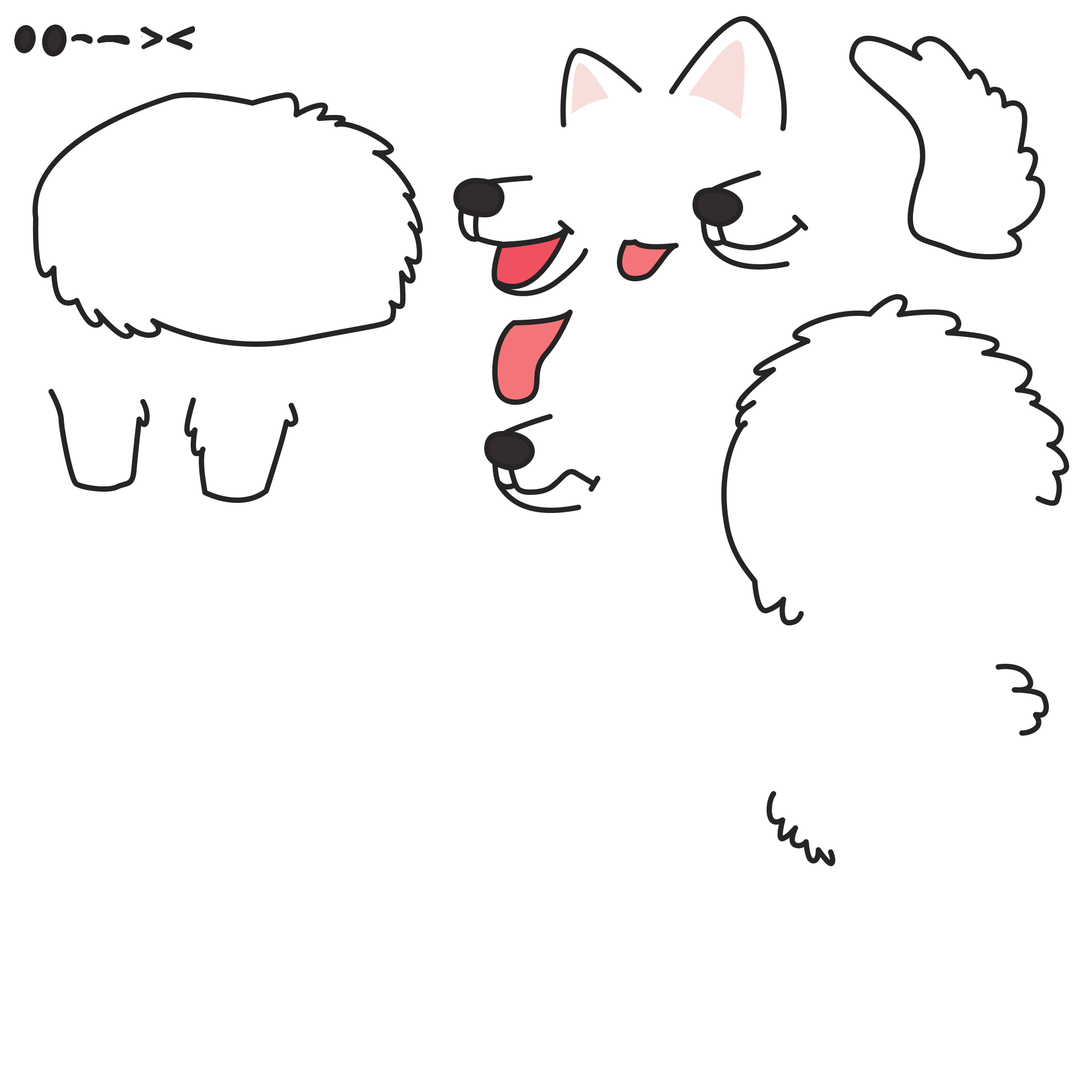
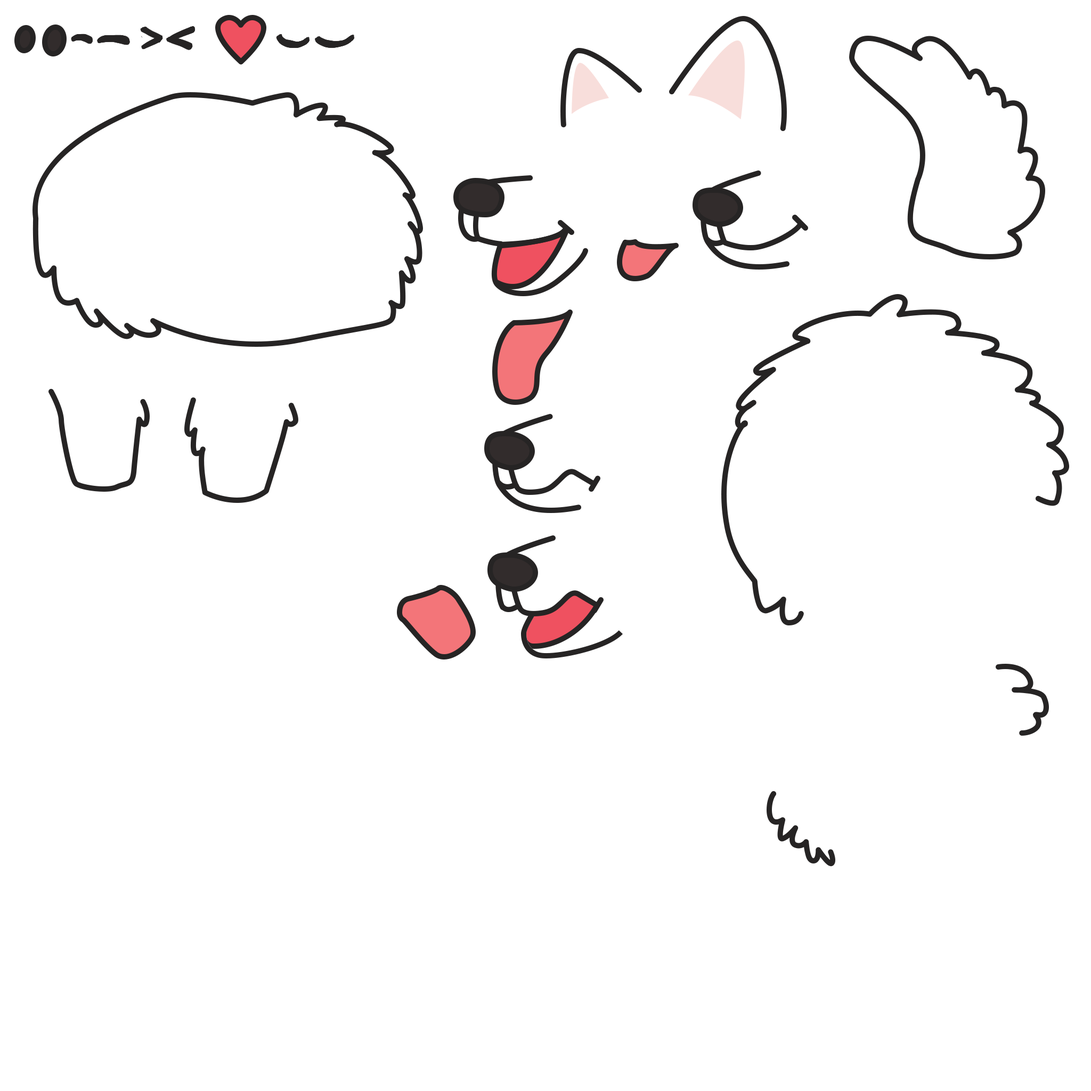
Revision of a layered 1091x1091 image; what changed, layer by layer:
painted on "Layer 4" over [276,34,355,48]
added layer "Shape 28" in group "samoyed" over [215,14,267,65]
painted on "Shape 26" over [521,319,529,321]
added group "mui copy 2" with 11 layers in group "samoyed" over [397,535,624,660]
added layer "Shape 11" (1st of 3, in "samoyed" › "mui copy 2") in group "mui copy 2" over [487,552,539,593]
added layer "Shape 14" (1st of 3, in "samoyed" › "mui copy 2") in group "mui copy 2" over [500,603,521,613]
added layer "Shape 27" (1st of 2, in "samoyed" › "mui copy 2") in group "mui copy 2" over [592,597,604,614]
added layer "Shape 12" (1st of 3, in "samoyed" › "mui copy 2") in group "mui copy 2" over [511,585,600,617]
added layer "Shape 10" (1st of 3, in "samoyed" › "mui copy 2") in group "mui copy 2" over [495,535,556,611]
added layer "Shape 10 copy" (1st of 3, in "samoyed" › "mui copy 2") in group "mui copy 2" over [497,537,604,616]
added layer "Shape 29" in group "mui copy 2" over [521,609,624,659]
added layer "Shape 31" in group "mui copy 2" over [397,585,476,660]
added layer "Shape 30" in group "mui copy 2" over [520,583,602,650]
added layer "Shape 29 copy" in group "mui copy 2" over [526,573,624,654]
painted on "Shape 14" (2nd of 3, in "samoyed" › "mui copy") over [500,480,518,490]
painted on "Shape 12" (2nd of 3, in "samoyed" › "mui copy") over [508,470,578,495]
